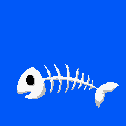
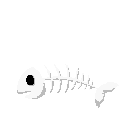
Revision of a layered 126 x 126 image; what changed, layer by layer:
painted on "Layer 3" over [20, 70, 100, 88]
hid "Layer 1", painted on it over [0, 0, 126, 126]
